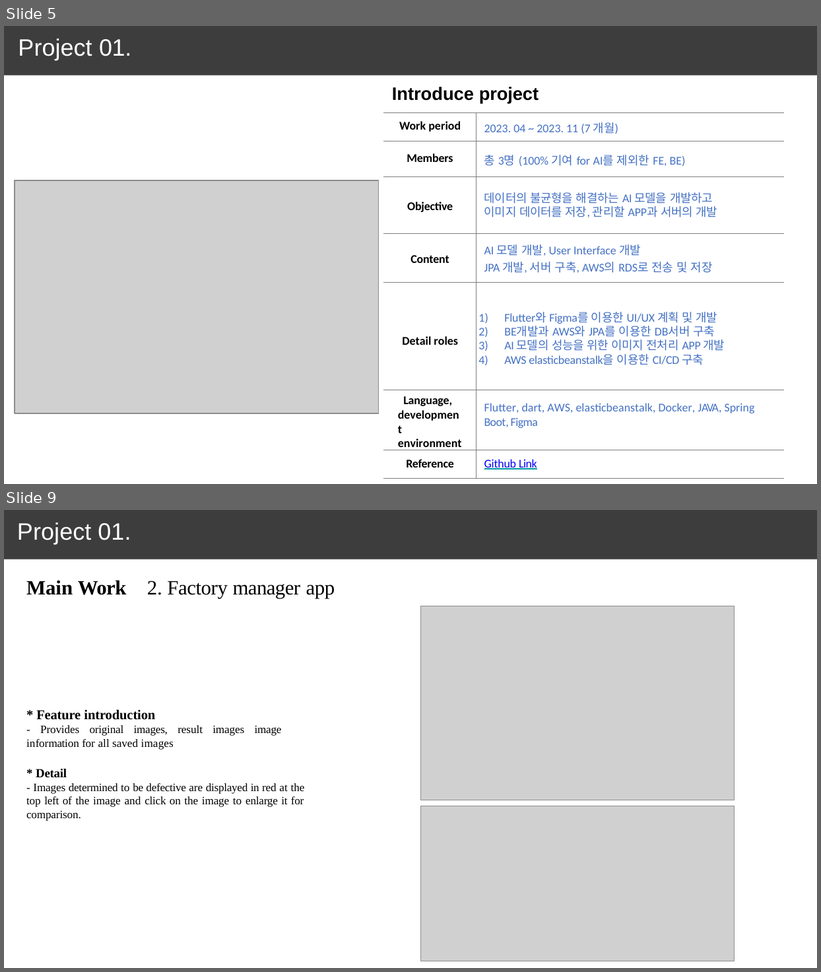
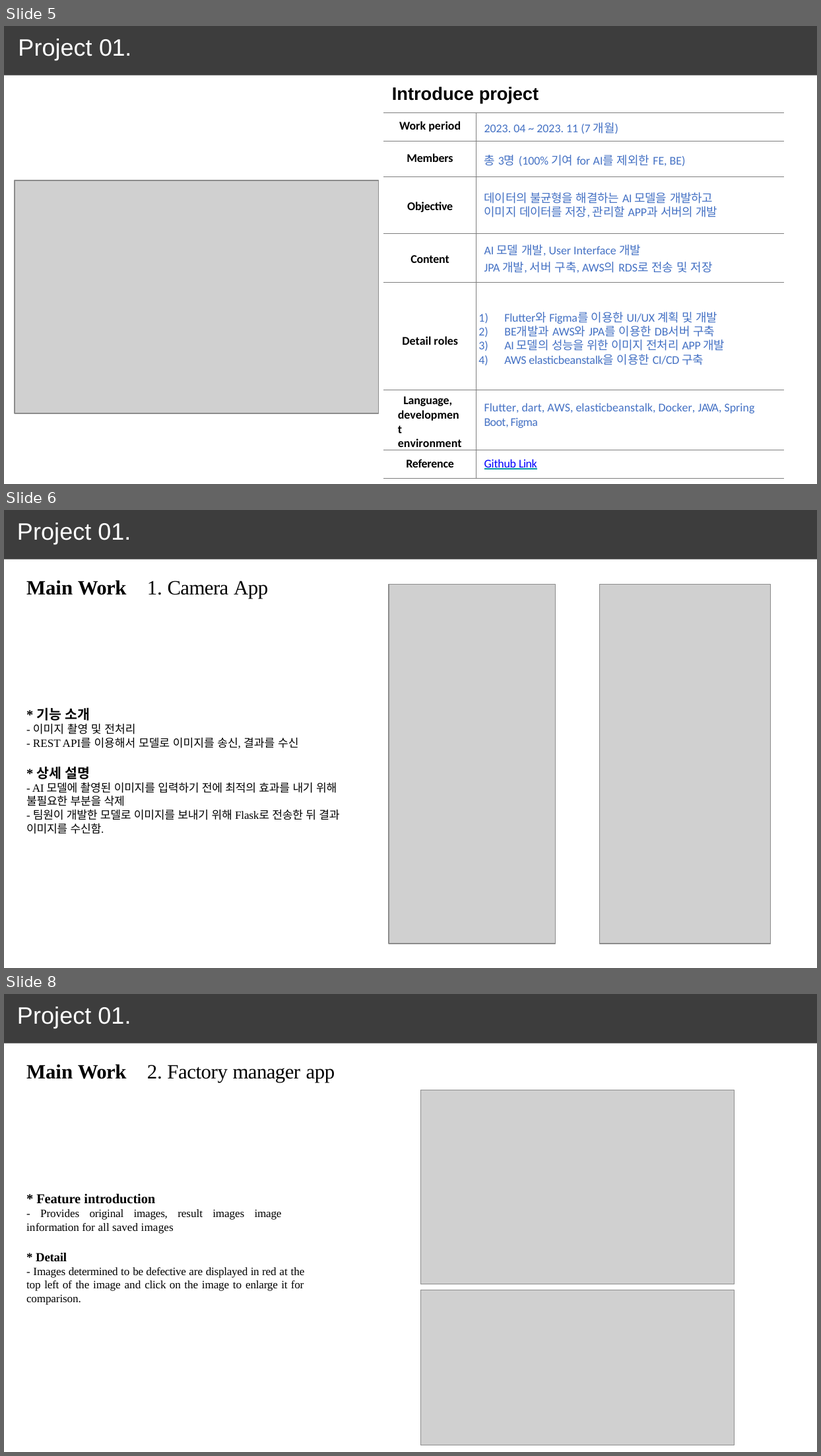
Before and after one commit to June222/June222.github.io, a slide deck: porfolio_kangjunwoo-010-5495-4551.pptx. Shown one above the other, each under a label of ours: slides 5 and 9 before the commit, slides 5, 6 and 8 after it; the slides between them are not shown. The pictures are 821x972 and 821x1456 pixels, drawn with LibreOffice and Linux fonts; fonts in the diff are those of the drawing; grey boxes stand for pictures. Boxes give left, top, right and bottom in pixels: in the first picture for what was removed or moved away, otherwise in the second. Text is boxed around its words. In the diff, an @@ line names an element or a change of style, - is before the commit and + after.

Commit message:
camera app 설명추가
firestore 내용도 추가함

```diff
--- a/porfolio_kangjunwoo-010-5495-4551.pptx
+++ b/porfolio_kangjunwoo-010-5495-4551.pptx
@@ slide 6 added at box(4, 510, 817, 968), background #FFFFFF; not listed: 1 template element that a slide beside it also shows @@
@@ title added at box(17, 523, 131, 544), 21 pt, text #FFFFFF @@
+Project 01.
@@ text added at box(26, 580, 127, 595), 18 pt, text #000000, bold @@
+Main Work
@@ text added at box(147, 581, 268, 598), 18 pt, text #000000 @@
+1. Camera App
@@ picture added at box(389, 584, 555, 944) @@
@@ picture added at box(599, 584, 770, 944) @@
@@ text added at box(26, 707, 339, 834), 10 pt, text #000000 @@
+* 기능 소개
+- 이미지 촬영 및 전처리
+- REST API를 이용해서 모델로 이미지를 송신, 결과를 수신
+* 상세 설명
+- AI 모델에 촬영된 이미지를 입력하기 전에 최적의 효과를 내기 위해 불필요한 부분을 삭제
+- 팀원이 개발한 모델로 이미지를 보내기 위해 Flask로 전송한 뒤 결과 이미지를 수신함.
@@ what was slide 9 is now slide 8 @@
```
Also in this commit, not shown: 1 other slide added, 3 slides removed.
